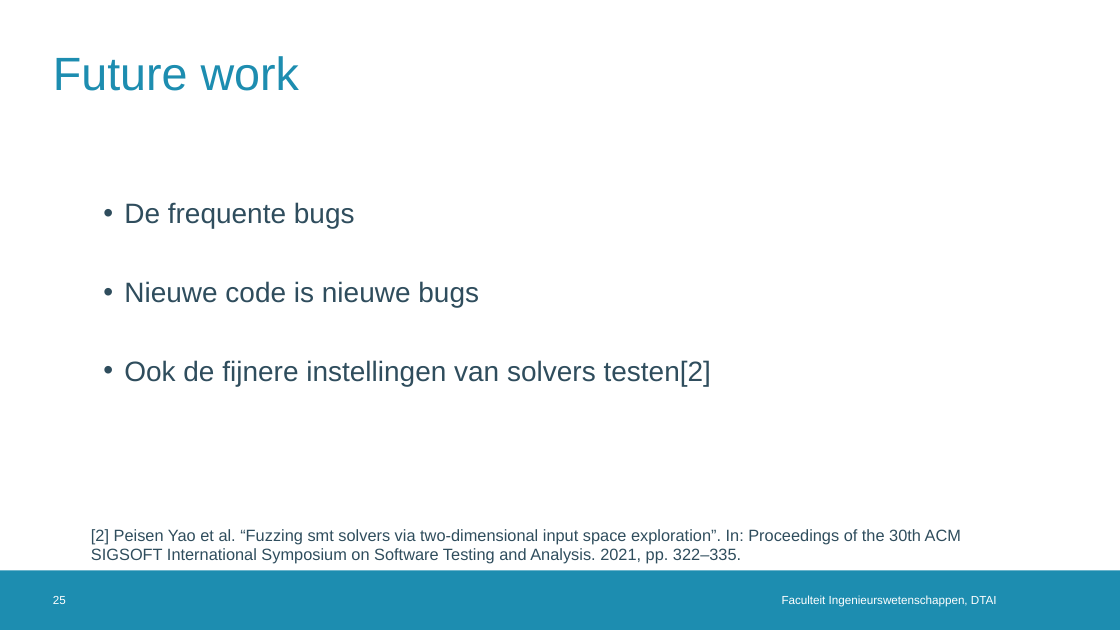
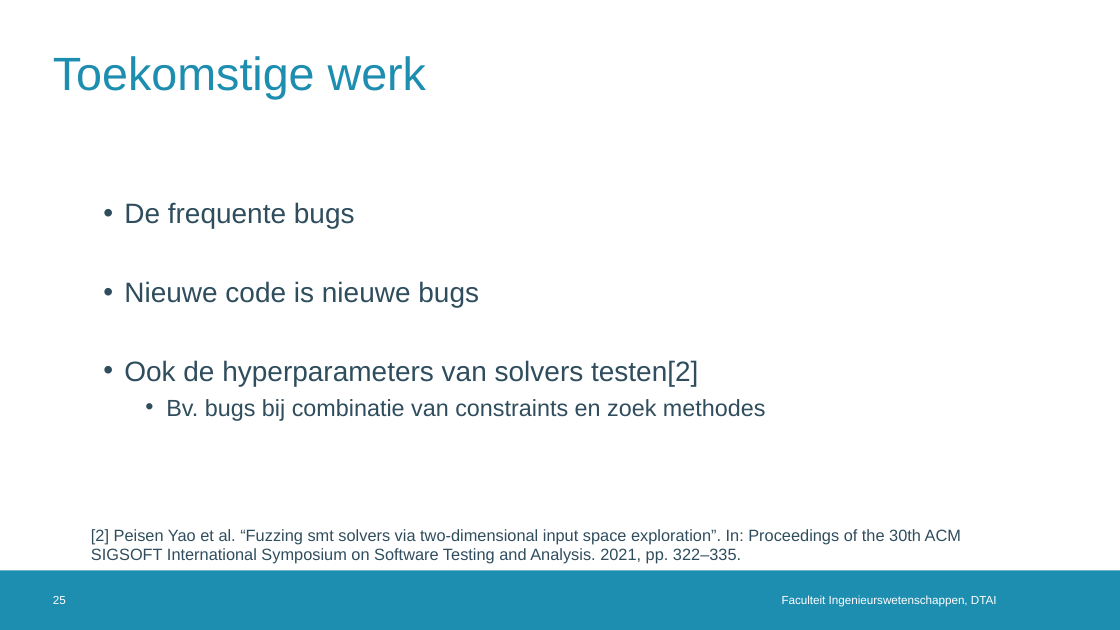
Before and after one commit to rubenkindt/Masterproef-paper-RubenKindt, a slide deck: slide 25 of Milestones/M10 defence/M10.pptx. Drawn at 1120x630 pixels with LibreOffice and Linux fonts; fonts in the diff are those of the drawing; background and template pictures are left out. Boxes give left, top, right and bottom in pixels: in the first picture for what was removed or moved away, otherwise in the second. Text is boxed around its words. In the diff, an @@ line names an element or a change of style, - is before the commit and + after.

```diff
--- a/Milestones/M10 defence/M10.pptx
+++ b/Milestones/M10 defence/M10.pptx
@@ title at box(53, 56, 426, 99): text changed @@
-Future work
+Toekomstige werk
@@ text at box(124, 360, 766, 421): text changed; size 24 to 20 pt @@
-  • Ook de fijnere instellingen van solvers testen[2]
+  • Ook de hyperparameters van solvers testen[2]
+    • Bv. bugs bij combinatie van constraints en zoek methodes
```
Also in this commit, not shown: 12 other slides changed, 1 slide added, 1 other file.
